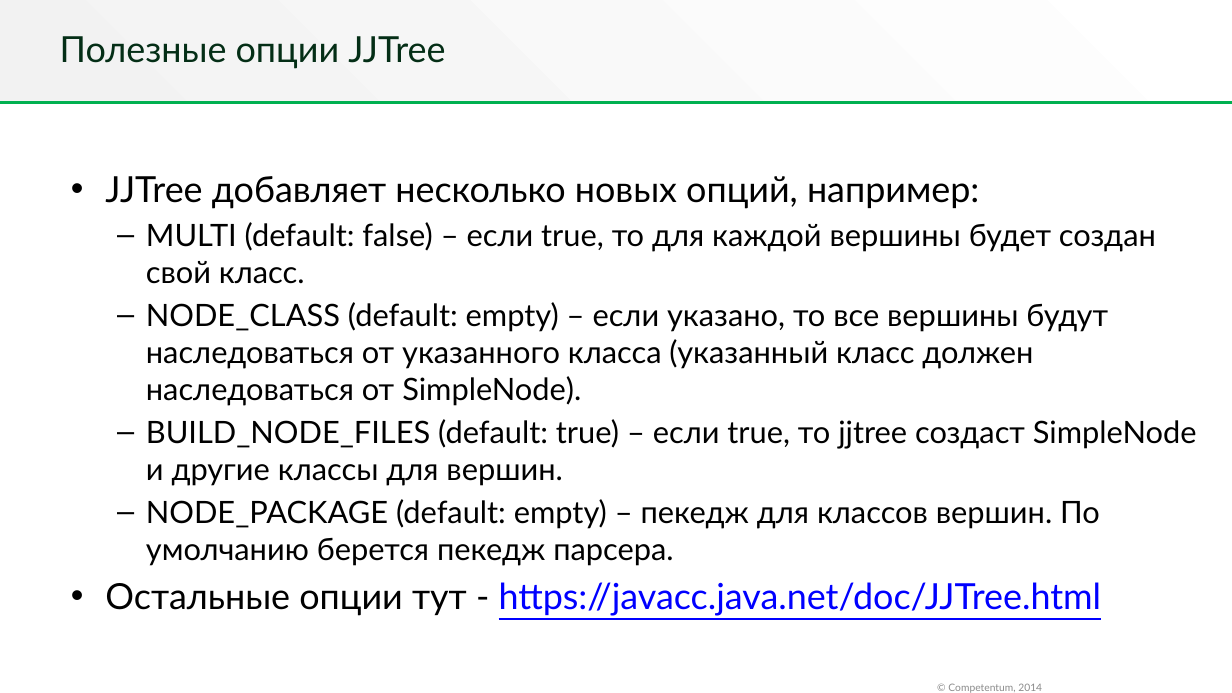
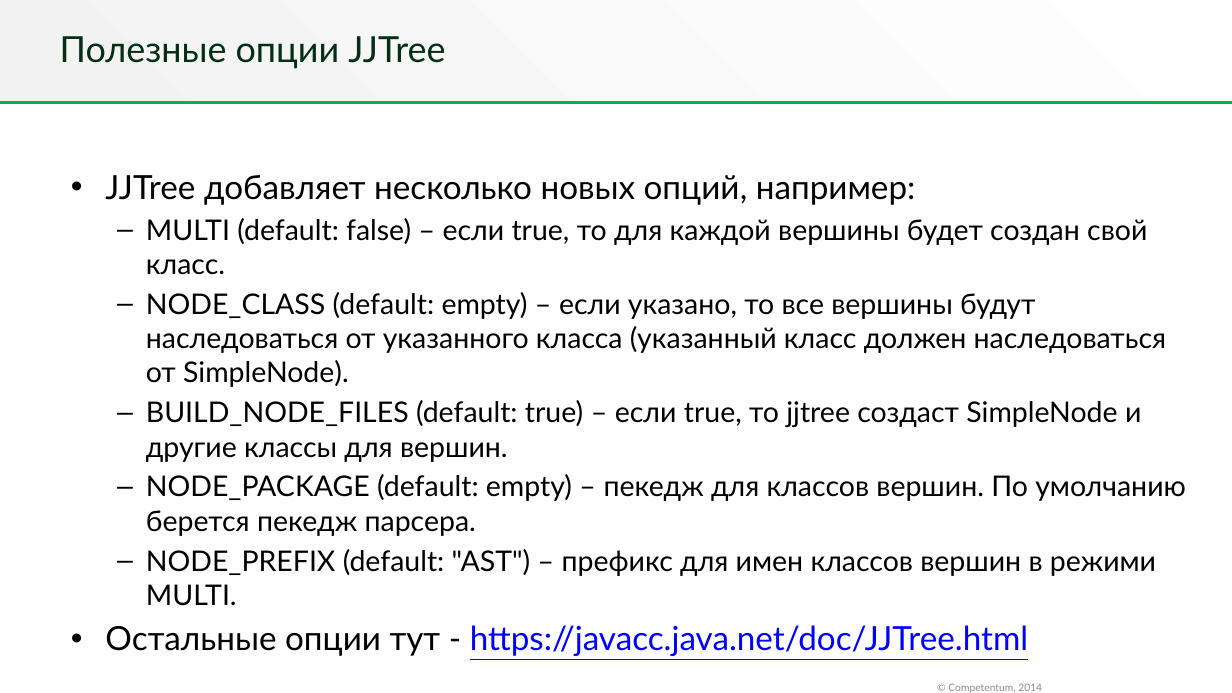
Before and after one commit to MIOB/JavaCC-Demo, a slide deck: slide 23 of JavaCC.pptx. Drawn at 1232x693 pixels with LibreOffice and Linux fonts; fonts in the diff are those of the drawing; background and template pictures are left out. Boxes give left, top, right and bottom in pixels: in the first picture for what was removed or moved away, otherwise in the second. Text is boxed around its words. In the diff, an @@ line names an element or a change of style, - is before the commit and + after.

Commit message:
Update presentation

```diff
--- a/JavaCC.pptx
+++ b/JavaCC.pptx
@@ text at box(105, 175, 1186, 656): size 28 to 25.9 pt in "JJTree добавляет несколько новых опций, например:", "Остальные опции тут - https://javacc.java.net/doc/JJTree.htm ..."; size 24 to 22.2 pt in "MULTI (default: false) – если true, то ...", "NODE_CLASS (default: empty) – если указано, то ...", "BUILD_NODE_FILES (default: true) – если true, то ...", "NODE_PACKAGE (default: empty) – пекедж для классов ..." @@
@@ text at box(146, 549, 1156, 606): paragraph added @@
+  – NODE_PREFIX (default: "AST") – префикс для имен классов вершин в режими MULTI.
```
